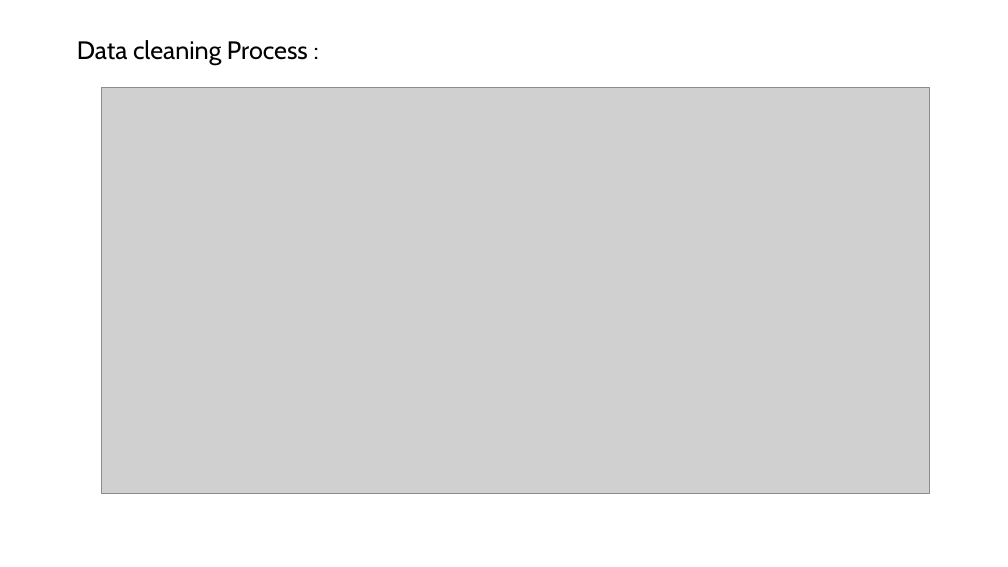
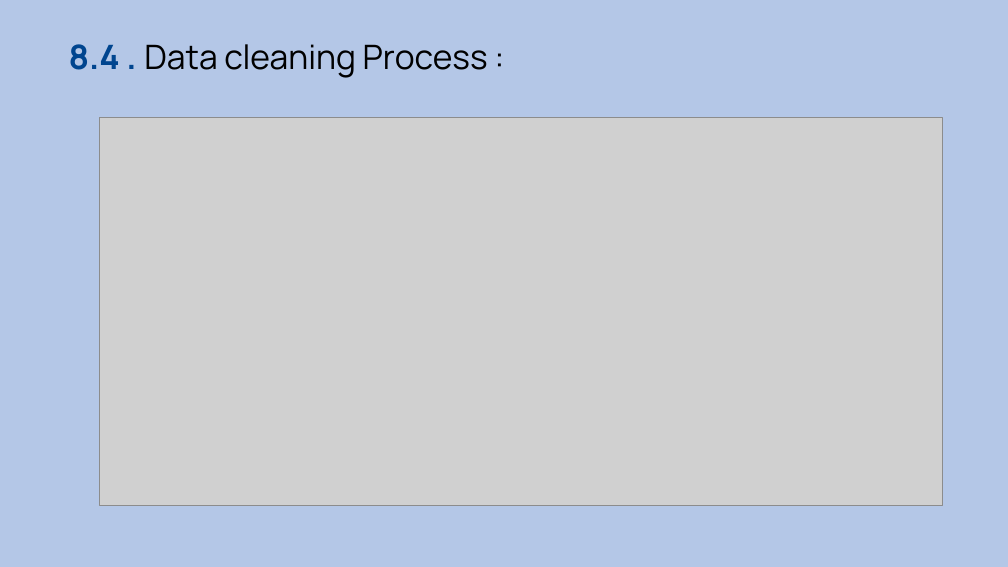
Before and after one commit to mathavan55/Early-Warning-System-for-Academic-Depression, a slide deck: slide 9 of Early Warning System for Academic Depression.pptx (slide 8 before the commit). Drawn at 1008x567 pixels with LibreOffice and Linux fonts; fonts in the diff are those of the drawing; grey boxes stand for pictures. Boxes give left, top, right and bottom in pixels: in the first picture for what was removed or moved away, otherwise in the second. Text is boxed around its words. In the diff, an @@ line names an element or a change of style, - is before the commit and + after.

```diff
--- a/Early Warning System for Academic Depression.pptx
+++ b/Early Warning System for Academic Depression.pptx
@@ background #FFFFFF to #B4C7E7 @@
@@ text at <box>69,44,488,78</box>: text changed; size 24 to 32 pt; font Cabin to Manrope @@
-Data cleaning Process :
+8.4 . Data cleaning Process :
@@ picture: place and size @@
-picture at <box>102,87,930,494</box>
+picture at <box>99,117,942,506</box>
```
Also in this commit, not shown: 9 other slides changed, 6 slides added, 4 slides removed.
